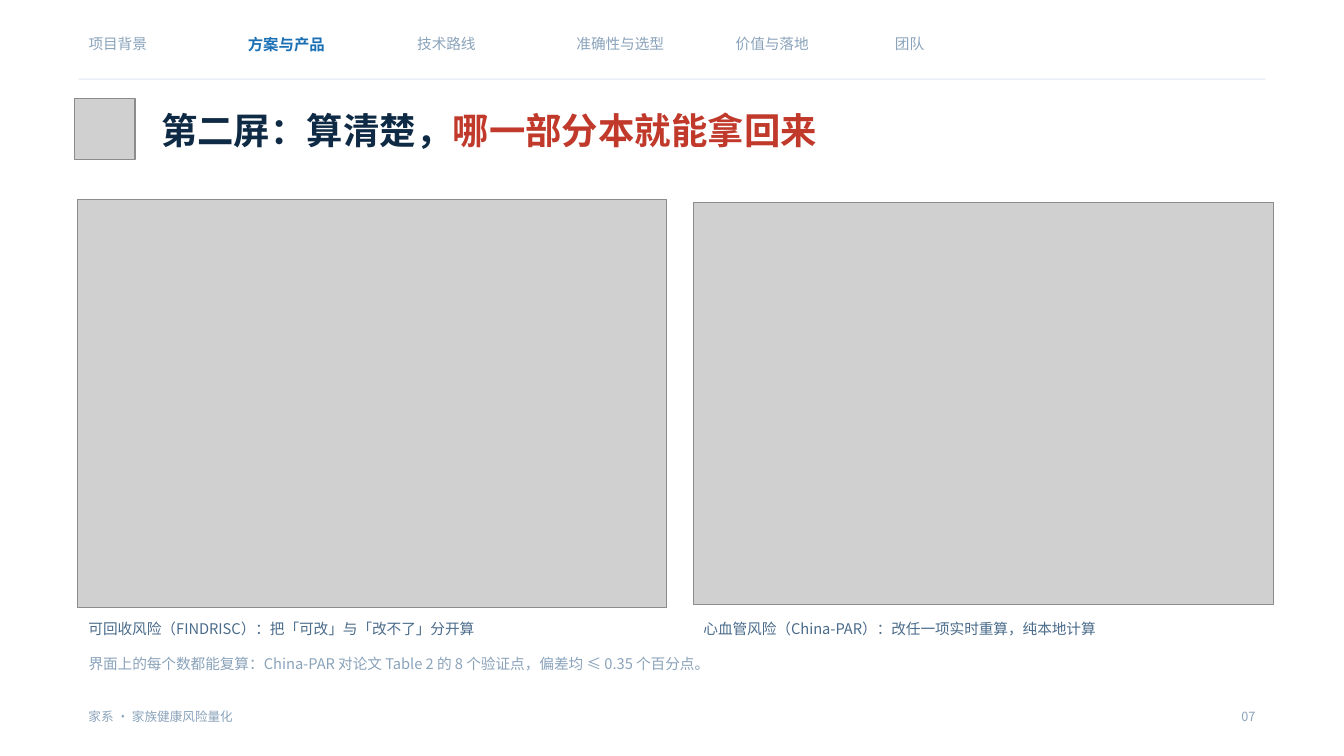
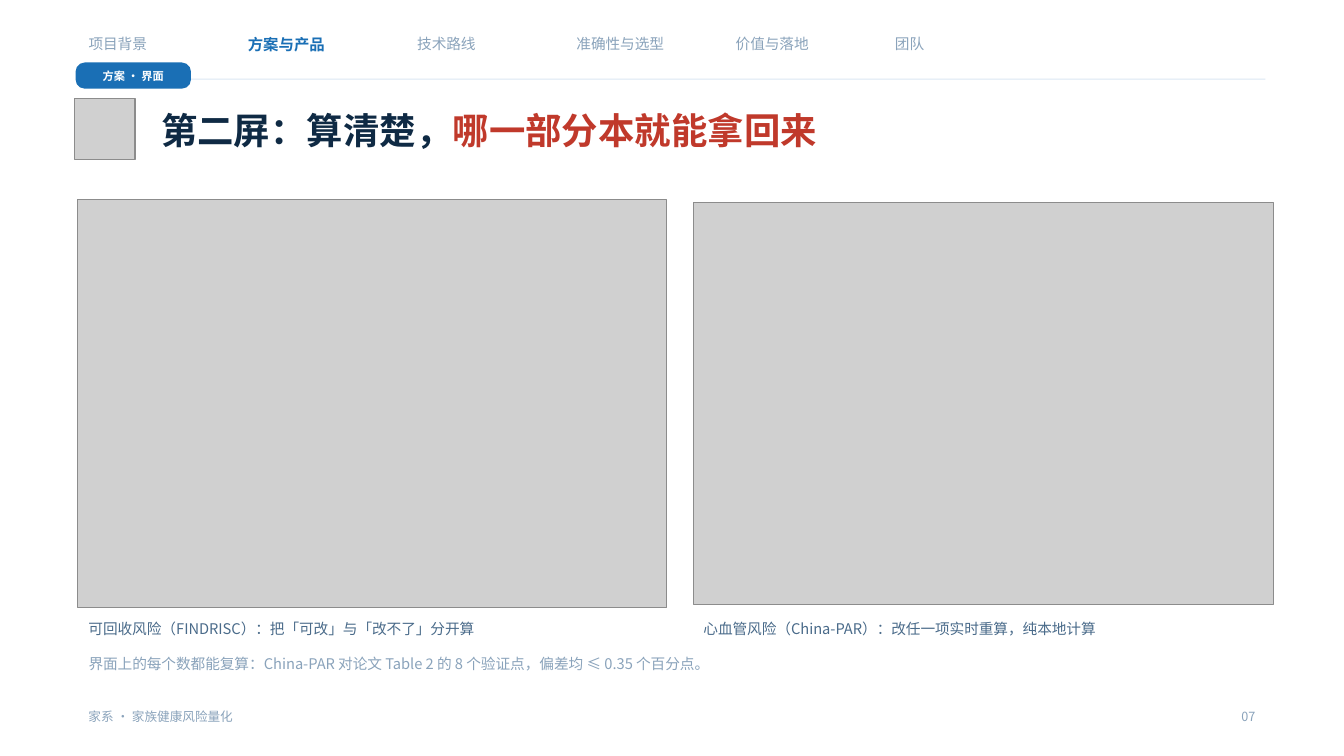
Before and after one commit to NimuStudio/jiaxi, a slide deck: slide 7 of deliverables/家系-答辩-v2.pptx. Drawn at 1344x756 pixels with LibreOffice and Linux fonts; fonts in the diff are those of the drawing; grey boxes stand for pictures; background and template pictures are left out. Boxes give left, top, right and bottom in pixels: in the first picture for what was removed or moved away, otherwise in the second. Text is boxed around its words. In the diff, an @@ line names an element or a change of style, - is before the commit and + after.

```diff
--- a/deliverables/家系-答辩-v2.pptx
+++ b/deliverables/家系-答辩-v2.pptx
@@ rounded rectangle added at bbox=[76, 63, 192, 89], fill #1A6FB5, 8 pt, text #FFFFFF, bold @@
+方案 · 界面
```
Also in this commit, not shown: 19 other slides changed, 1 slide added.
